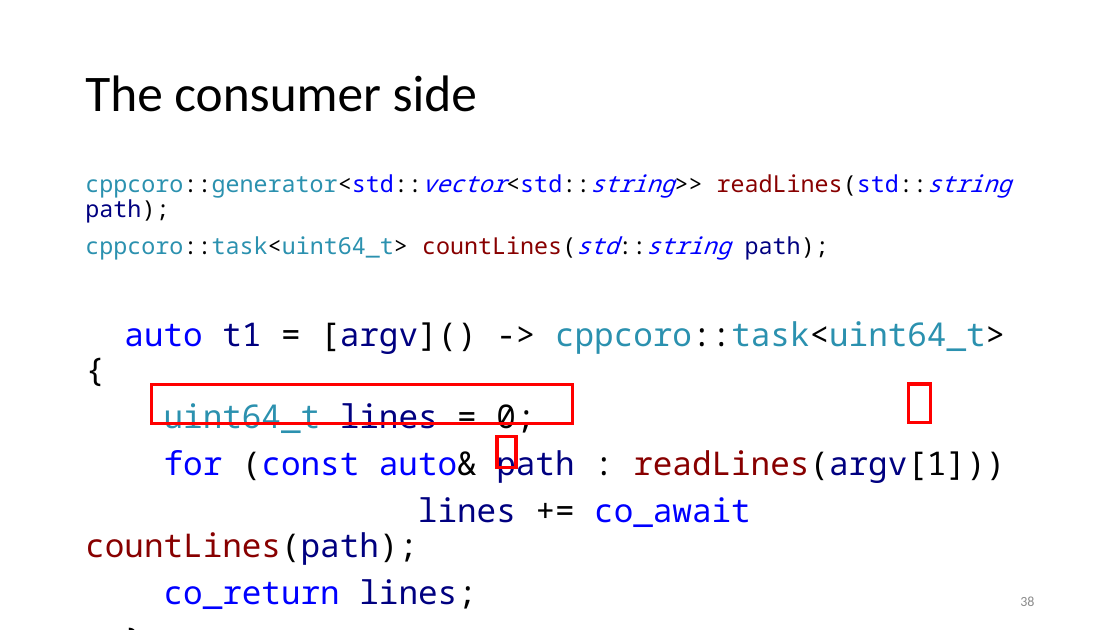
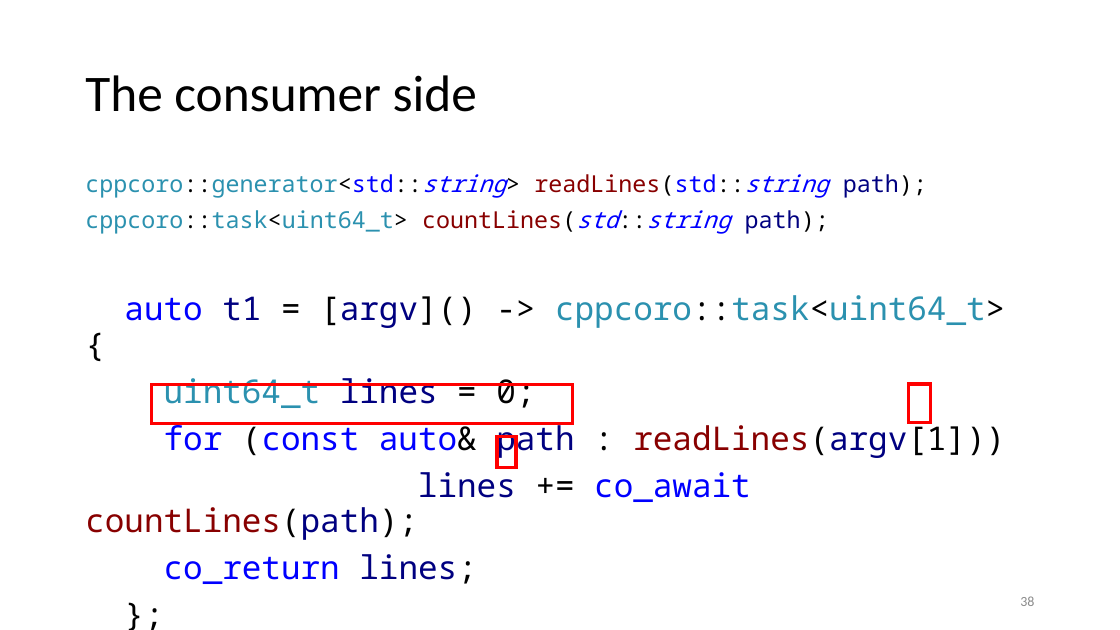
Before and after one commit to YehezkelShB/CoreCpp2019-Coroutines, a slide deck: slide 38 of Coroutines.pptx. Drawn at 1120x630 pixels with LibreOffice and Linux fonts; fonts in the diff are those of the drawing. Boxes give left, top, right and bottom in pixels: in the first picture for what was removed or moved away, otherwise in the second. Text is boxed around its words. In the diff, an @@ line names an element or a change of style, - is before the commit and + after.

Commit message:
Fix a copy&paste mistake in slides 37-38

```diff
--- a/Coroutines.pptx
+++ b/Coroutines.pptx
@@ text at [85, 174, 927, 198]: text changed @@
-cppcoro::generator<std::vector<std::string>> readLines(std::string path);
+cppcoro::generator<std::string> readLines(std::string path);
```
Also in this commit, not shown: 1 other slide changed.
